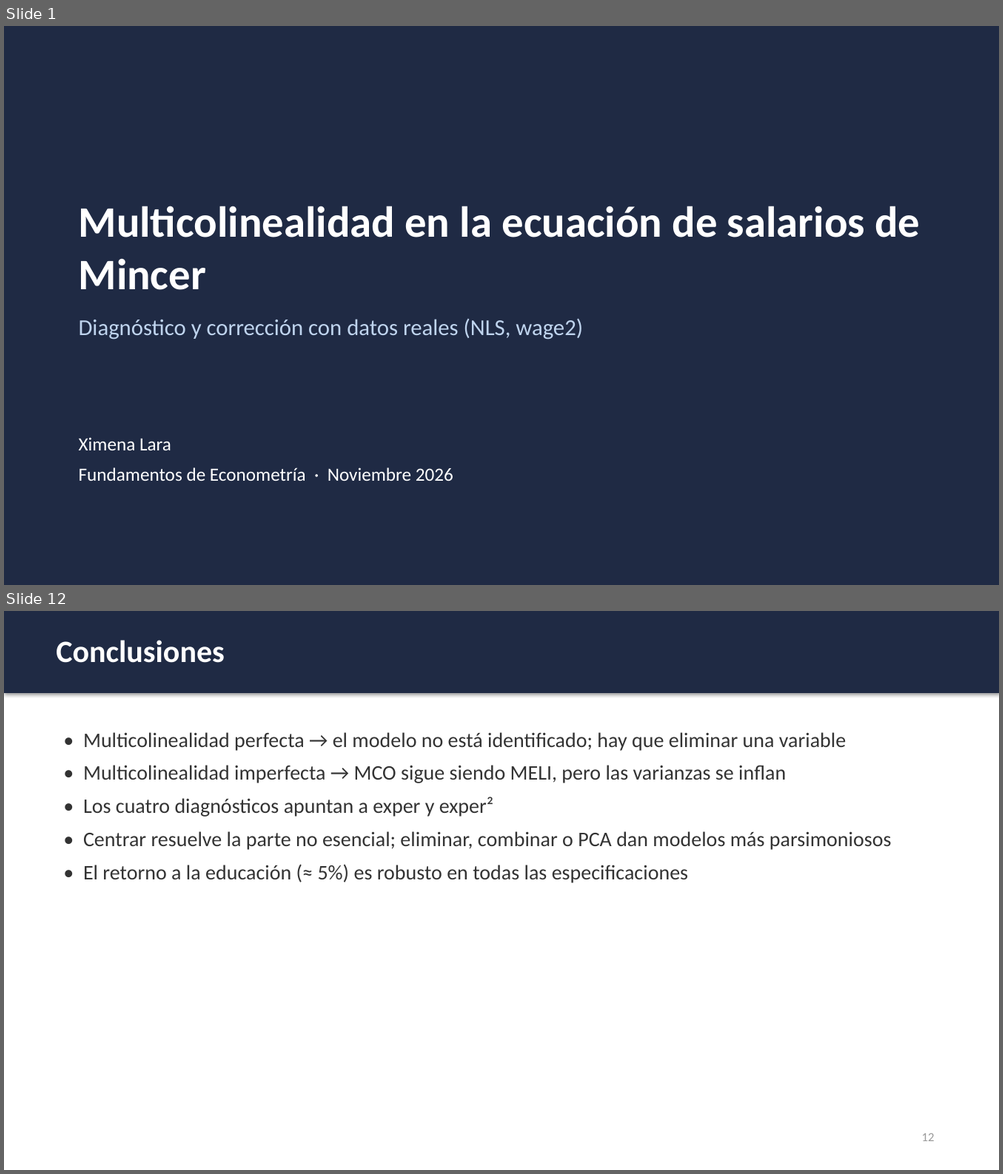
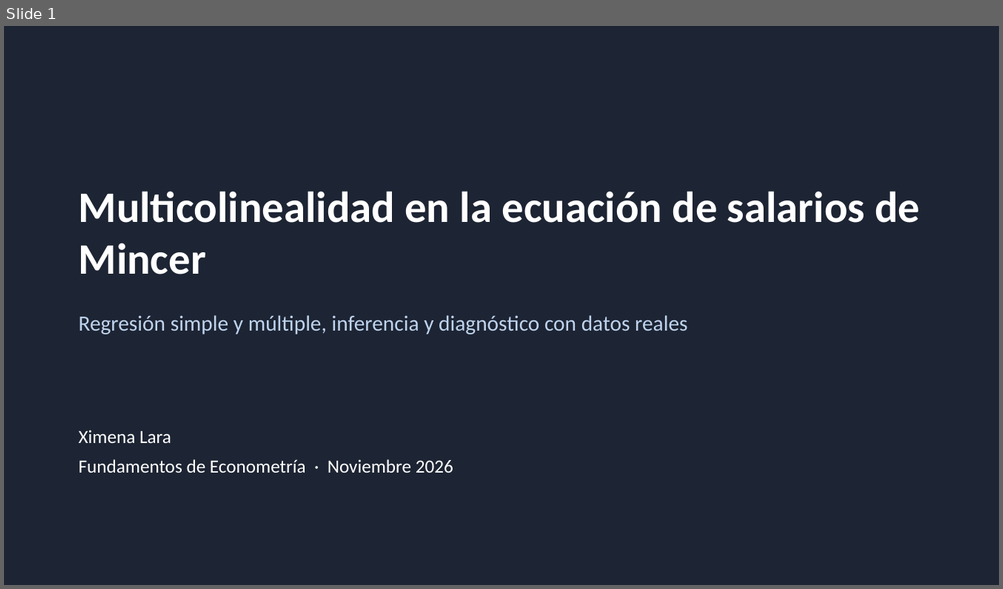
Before and after one commit to ximeelaraa/mincer-multicolinealidad, a slide deck: Presentacion_Multicolinealidad_Mincer.pptx. Shown one above the other, each under a label of ours: slides 1 and 12 before the commit, slide 1 after it; the slides between them are not shown. The pictures are 1003x1174 and 1003x589 pixels, drawn with LibreOffice and Linux fonts; fonts in the diff are those of the drawing. Boxes give left, top, right and bottom in pixels: in the first picture for what was removed or moved away, otherwise in the second. Text is boxed around its words. In the diff, an @@ line names an element or a change of style, - is before the commit and + after.

```diff
--- a/Presentacion_Multicolinealidad_Mincer.pptx
+++ b/Presentacion_Multicolinealidad_Mincer.pptx
@@ slide 12 removed at (x1=4, y1=611, x2=999, y2=1170), background #FFFFFF @@
@@ rectangle removed at (x1=4, y1=611, x2=999, y2=693) @@
@@ text removed at (x1=56, y1=640, x2=224, y2=663) @@
-Conclusiones
@@ text removed at (x1=83, y1=732, x2=891, y2=883) @@
-• Multicolinealidad perfecta → el modelo no está identificado; hay que eliminar una variable
-• Multicolinealidad imperfecta → MCO sigue siendo MELI, pero las varianzas se inflan
-• Los cuatro diagnósticos apuntan a exper y exper²
-• Centrar resuelve la parte no esencial; eliminar, combinar o PCA dan modelos más parsimoniosos
-• El retorno a la educación (≈ 5%) es robusto en todas las especificaciones
@@ text removed at (x1=922, y1=1133, x2=934, y2=1142) @@
-12
@@ slide 1 changed as well @@
@@ rectangle at (x1=4, y1=26, x2=999, y2=585): fill #1F2A44 to #1D2433 @@
@@ text "Multicolinealidad en la ecuación de ..." at (x1=79, y1=191, x2=919, y2=275): less space between paragraphs @@
@@ text "Multicolinealidad en la ecuación de ..." moved from (x1=79, y1=206, x2=919, y2=290) to (x1=79, y1=191, x2=919, y2=275) @@
@@ text at (x1=79, y1=315, x2=687, y2=335): text changed; size 22 to 21 pt @@
-Diagnóstico y corrección con datos reales (NLS, wage2)
+Regresión simple y múltiple, inferencia y diagnóstico con datos reales
@@ text "Ximena Lara" moved from (x1=79, y1=437, x2=453, y2=481) to (x1=79, y1=430, x2=453, y2=473) @@
@@ text "Ximena Lara" at (x1=79, y1=430, x2=453, y2=473): less space between paragraphs @@
```
Also in this commit, not shown: 1 other slide changed, 18 slides added, 9 other slides removed, 22 other files.
